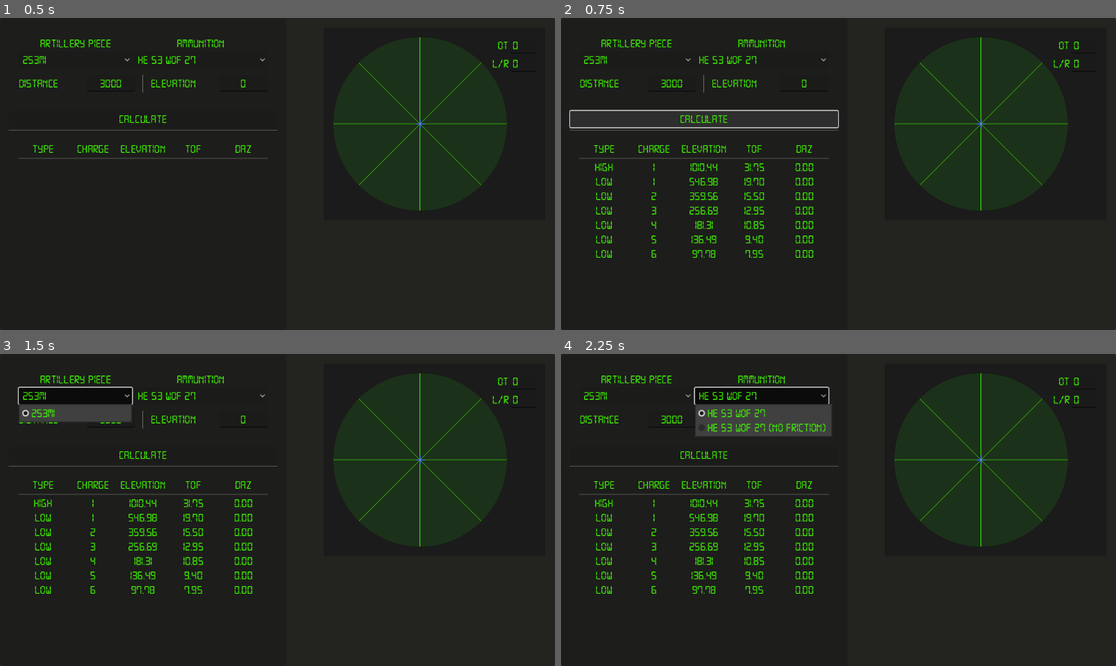
Above: before the commit, frames 1-4 (two rows, left to right).
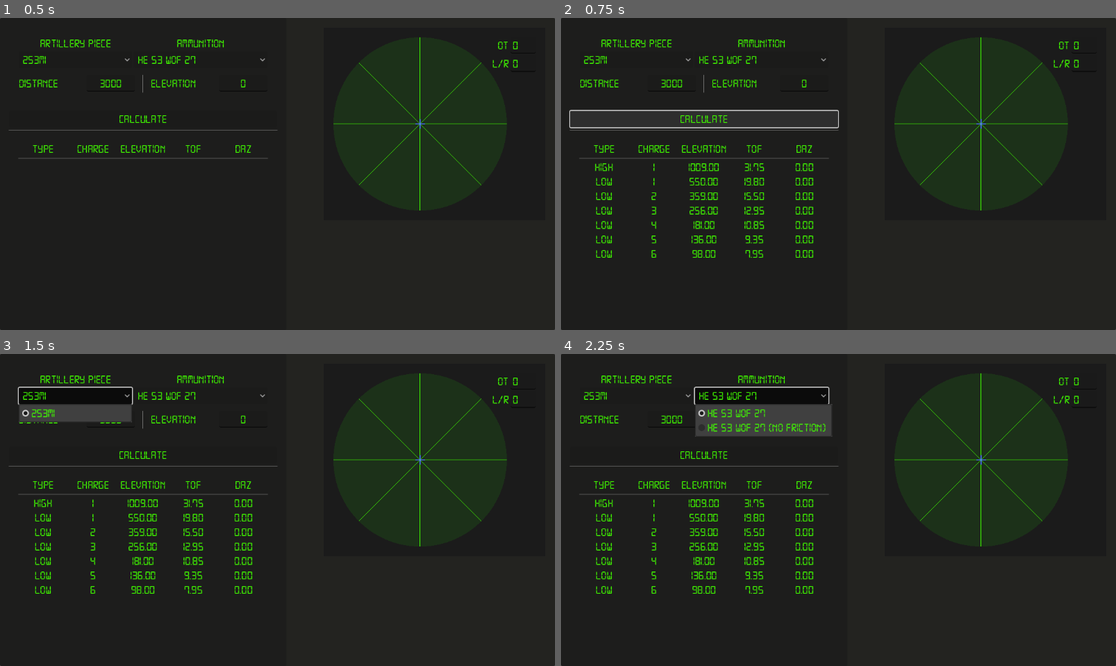
Above: after the commit, the same moments.

Repository: cparadis777/ArmaArtilleryPlanner
Game: Godot game, scene res://UI/main_ui.tscn
The game is run twice, just before and just after one commit, with the same random seed, the same clock (stepped at 60 frames per second) and the same inputs.
Inputs:
- Up to frame 1 (0.5 s): no input
- Up to frame 2 (0.75 s): click "Calculate" at 0.5 s
- Up to frame 3 (1.5 s): click "2S3M1" at 1.25 s
- Up to frame 4 (2.25 s): click "HE 53 WOF 27" at 2 s

Frame 1 is identical in both runs. In frame 2, 0.3% of the frame differs, in the area x 23-37%, y 46-77%; in frame 3, 0.3%; in frame 4, 0.3%.

Commit message:
Refined solution search algorithm

Diff:
--- a/Script/artillery_calculator.gd
+++ b/Script/artillery_calculator.gd
@@ -3,8 +3,9 @@
 var GRAVITY:float = 9.8066
 var TIMESTEP:float = 0.05
 var EPSILON:int = 10
-var MAX_ITERATIONS:int = 1500
-var ANGLE_STEP:float = 0.001
+var MAX_ITERATIONS:int = 50
+var ANGLE_EPSILON:float = deg_to_rad(0.02)
+
 
 func calculate_projectile_motion(initial_velocity: float, initial_angle: float) -> Dictionary:
 	var angle_radians = deg_to_rad(initial_angle)
@@ -65,43 +66,106 @@
 
 # 	return solutions
 
-func solve_firing_solutions(distance:int, elevation_difference:int, piece:ArtilleryPiece, ammo:ArtilleryShell, charge:int) -> Array:
-	var current_angle:float = deg_to_rad(piece.minAngle)
+func solve_firing_solutions(distance:int, elevation_difference:int, piece:ArtilleryPiece, ammo:ArtilleryShell) -> Array:
 	var n_iter = 0
 	var solutions = []
-	var max_angle = deg_to_rad(piece.maxAngle)
-
-	while n_iter < MAX_ITERATIONS and current_angle < max_angle:
+	for charge in piece.charges.keys():
+		solutions.append(find_solution(distance, elevation_difference, piece, ammo, charge, "high"))
+		solutions.append(find_solution(distance, elevation_difference, piece, ammo, charge, "low"))
+
+	var selected_solutions = []
+
+
+	for solution in solutions:
+		#solution.display()
+		solution.display()
+		print(abs(solution.error) <= EPSILON)
+		if abs(solution.error) <= EPSILON and solution.tof > 2:
+
+			selected_solutions.append(solution)
+
+
+	return selected_solutions
+
+
+func find_solution(distance:int, elevation_difference:int, piece:ArtilleryPiece, ammo:ArtilleryShell, charge:int, type:String) -> firing_solution:
+	var max_angle = 0
+	var min_angle = 0
+	var current_best_solution = firing_solution.new()
+	current_best_solution.error = 1000
+	var n_iter = 0
+
+	match type:
+		"high":
+			max_angle = deg_to_rad(piece.maxAngle)
+			min_angle = deg_to_rad(45)
+		"low":
+			max_angle = deg_to_rad(45)
+			min_angle = deg_to_rad(piece.minAngle)
+
+	var current_angle:float = (min_angle + max_angle) / 2
+
+	while n_iter < MAX_ITERATIONS:
+		#if n_iter % 10 == 0:
+		#	print("Iteration: %s, Charge: %s, Type: %s" % [n_iter, charge, type])
+
 		var result = simulate_shot(ammo.base_velocity * piece.charges[charge],
-			current_angle,
-			elevation_difference,
-			ammo.air_friction)
-
-		var error = abs(result[0] - distance)
+									current_angle,
+									elevation_difference,
+									ammo.air_friction)
+
+
+		var error = result[0] - distance
+
+		result.append(current_angle)
+		result.append(error)
+		result.append(charge)
+
 		#if n_iter % 10 == 0:
-		#	print("Iteration: %s, Charge: %s, Angle: %.2f, Distance: %.2f,  ToF: %.2f,  Error: %.2f" % [n_iter, charge, rad_to_nMil(current_angle), result[0], result[1], error])
-
-		if  abs(result[0] - distance) < EPSILON:
-			var new_solution = firing_solution.new()
-			new_solution.elevation = rad_to_nMil(current_angle)
-			new_solution.tof = result[1]
-			new_solution.type = "High" if rad_to_deg(current_angle) >= 45 else "Low"
-			new_solution.error = error
-			new_solution.charge = charge
-			solutions.append(new_solution)
-		current_angle += ANGLE_STEP
+		#	print(result)
+
+		var solution = create_solution(result)
+
+
+		if abs(solution.error) < abs(current_best_solution.error):
+			current_best_solution = solution
+
+		if abs(max_angle - min_angle) < ANGLE_EPSILON:
+			break
+		if abs(current_best_solution.error) < EPSILON:
+			break
+
+		match type:
+			"high":
+				if solution.error < 0:
+					max_angle = current_angle
+				else:
+					min_angle = current_angle
+
+			"low":
+				if solution.error < 0:
+					min_angle = current_angle
+				else:
+					max_angle = current_angle
+
+		current_angle = (min_angle + max_angle) / 2
+
+		#if n_iter % 4 == 0:
+		#	print('M:%.2f, m:%.2f, c:%.2f' % [rad_to_deg(max_angle), rad_to_deg(min_angle), rad_to_deg(current_angle)])
 		n_iter += 1
 
-	var solution_families = { "High":[], "Low":[] }
-	for solution in solutions:
-		solution_families[solution.type].append(solution)
-
-	var selected_solutions = []
-	if solution_families['High'].size() != 0:
-		selected_solutions.append(select_solution(solution_families['High']))
-	if solution_families['Low'].size() != 0:
-		selected_solutions.append(select_solution(solution_families['Low']))
-	return selected_solutions
+	#current_best_solution.display()
+	return current_best_solution
+
+
+func create_solution(param:Array) -> firing_solution:
+		var new_solution = firing_solution.new()
+		new_solution.elevation = round(rad_to_nMil(param[2]))
+		new_solution.tof = param[1]
+		new_solution.type = "High" if rad_to_deg(param[2]) > 45 else "Low"
+		new_solution.error = param[3]
+		new_solution.charge = param[4]
+		return new_solution
 
 
 func select_solution(solutions:Array) -> firing_solution:
@@ -161,3 +225,7 @@
 		return [0, 0]
 
 	return [position.x, time]
+
+
+#if n_iter % 10 == 0:
+#	print("Iteration: %s, Charge: %s, Angle: %.2f, Distance: %.2f,  ToF: %.2f,  Error: %.2f" % [n_iter, charge, rad_to_nMil(current_angle), result[0], result[1], error])
--- a/Script/resources/solution.gd
+++ b/Script/resources/solution.gd
@@ -7,3 +7,6 @@
 var type:String
 var azimuth_correction:float
 var error:float
+
+func display() -> void:
+    print("Charge: %s, Elevation: %.2f, ToF: %.2f, Type: %s, Azimuth Correction: %.2f, Error: %.2f" % [charge, elevation, tof, type, azimuth_correction, error])
--- a/UI/main_ui.gd
+++ b/UI/main_ui.gd
@@ -50,36 +50,16 @@
 	distance = result[0]
 	var azimuth = result[1]
 
-	for charge in self.active_piece.charges:
-		#var new_solutions = Arty.solve_firing_solutions(
-		#	distance,
-		#	self.active_shell.base_velocity * self.active_piece.charges[charge],
-		#	elevation
-		#)
-		var new_solutions = Arty.solve_firing_solutions(
-			distance,
-			elevation,
-			self.active_piece,
-			self.active_shell,
-			charge
-		)
 
-		for solution in new_solutions:
-			solution.azimuth_correction = azimuth
-			solutions.append(solution)
+	var new_solutions = Arty.solve_firing_solutions(
+		distance,
+		elevation,
+		self.active_piece,
+		self.active_shell
+	)
 
-	solutions = solutions.filter(filter_solution)
+	for solution in new_solutions:
+		solution.azimuth_correction = azimuth
+		solutions.append(solution)
+
 	%SolutionsTable.load_solutions(solutions)
-
-func filter_solution(solution:firing_solution) -> bool:
-
-	var elevation = solution.elevation
-	elevation = Arty.nMil_to_deg(elevation)
-
-	if elevation > self.active_piece.maxAngle:
-		return false
-	if elevation < self.active_piece.minAngle:
-		return false
-	if solution.tof < 2:
-		return false
-	return true
Not shown: 4 places in Resources/MainTheme.tres that only renumber resources
